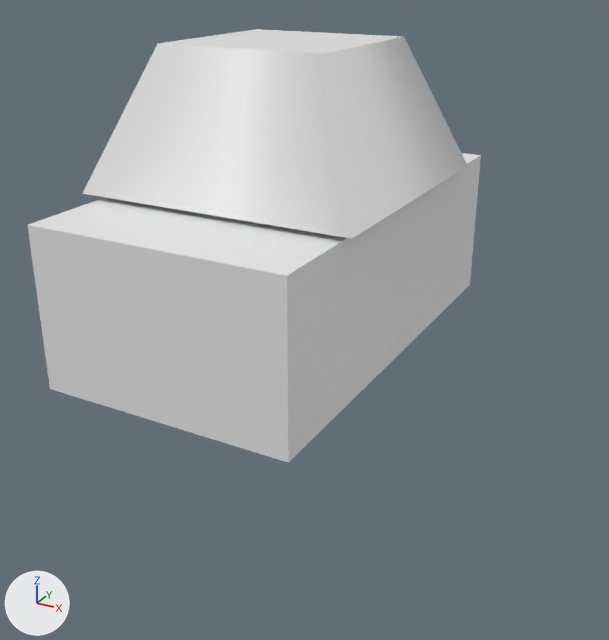
One commit to the FBX model GameTemplate/Game/Assets/modelData/body.FBX: the scene before it, then after it.
One viewpoint serves both versions: a 50 mm lens placed at (2.15, -5.17, 2.26), pointed at (-0.58, -0.2, -0.23). The axes (+X, +Y, +Z) are drawn at lower left. The lights are the same throughout. Where no turn or scale is listed for an object, it has been applied to the vertices.
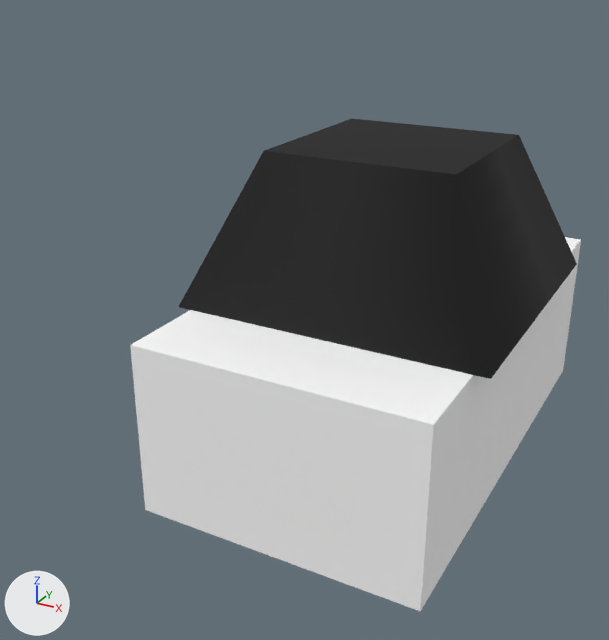
What differs and where, as boxes (x1, y1, x2, y2) in the pictures (609 x 640 px):
'Box001', recoloured, moved (grey to white): before (28, 153, 481, 463); after (130, 237, 581, 611)
'Cone001', recoloured, moved: before (82, 29, 468, 239); after (179, 119, 577, 379)

The change in detail:
Picture 'test黒.png' (img_test黒_png) is new.
Picture 'test白.png' (img_test白_png) is new.
Material 'Material #7' (mat_material__7) is new.
Its texture is img_test黒_png.
Its roughness is 0.859.
Material 'Material #8' (mat_material__8) is new.
Its texture is img_test白_png.
Its roughness is 0.859.
me_mesh has 8 vertices, 6 faces and spans x -1.92..0.0, y -1.67..1.67, z -0.6..0.6.
me_mesh now uses material mat_material__8 (picture img_test白_png).
me_mesh_001 has 24 vertices, 22 faces and spans x -1.06..1.06, y -1.06..1.06, z 0.0..1.0.
me_mesh_001 now uses material mat_material__7 (picture img_test黒_png).
Object 'Box001' (ob_box001) moves from (0.0, 0.215, 0.045) to (0.961, 0.0, -0.5).
Object 'Cone001' (ob_cone001) moves from (-0.985, 0.255, 0.676) to (0.0, 0.0, 0.097).
